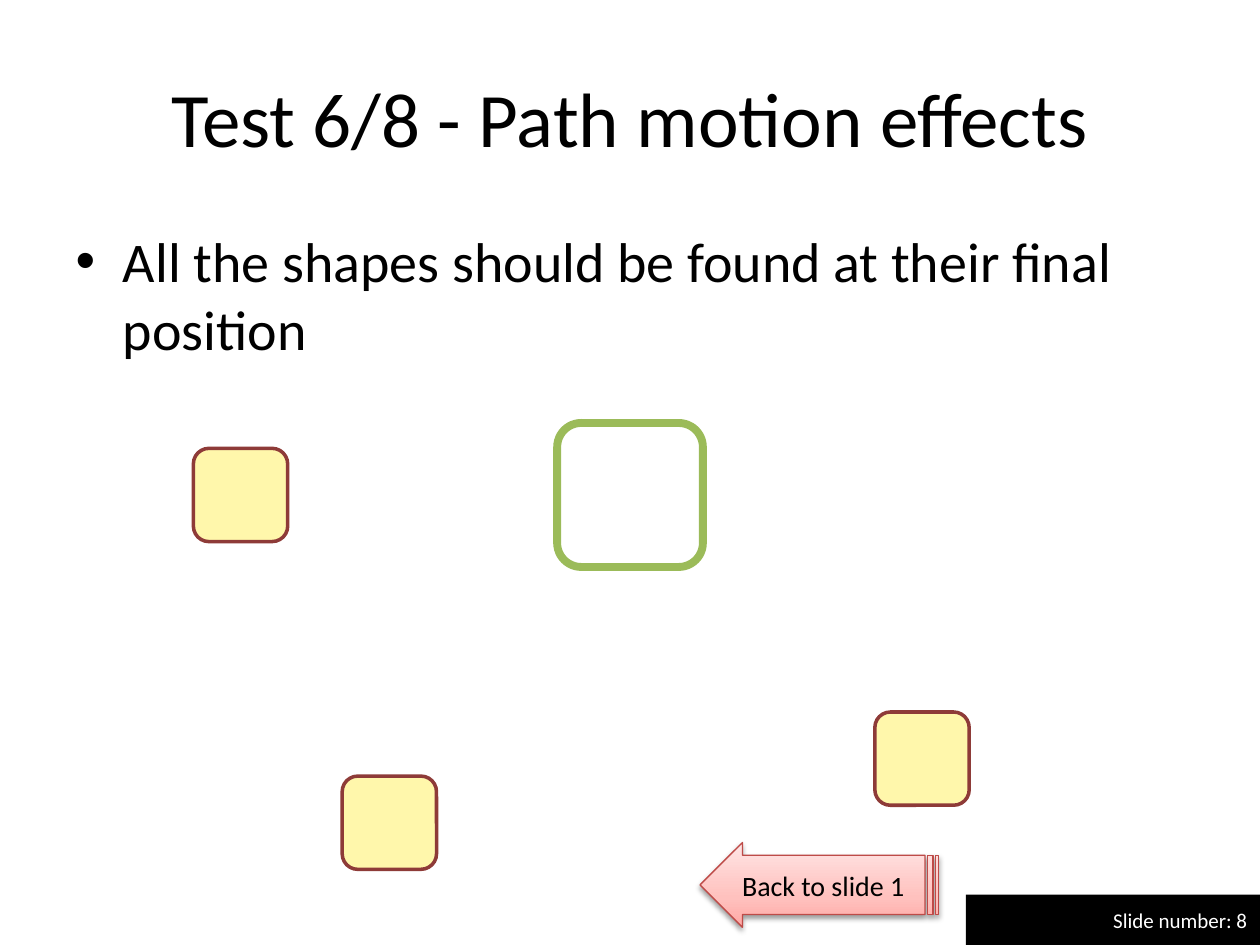
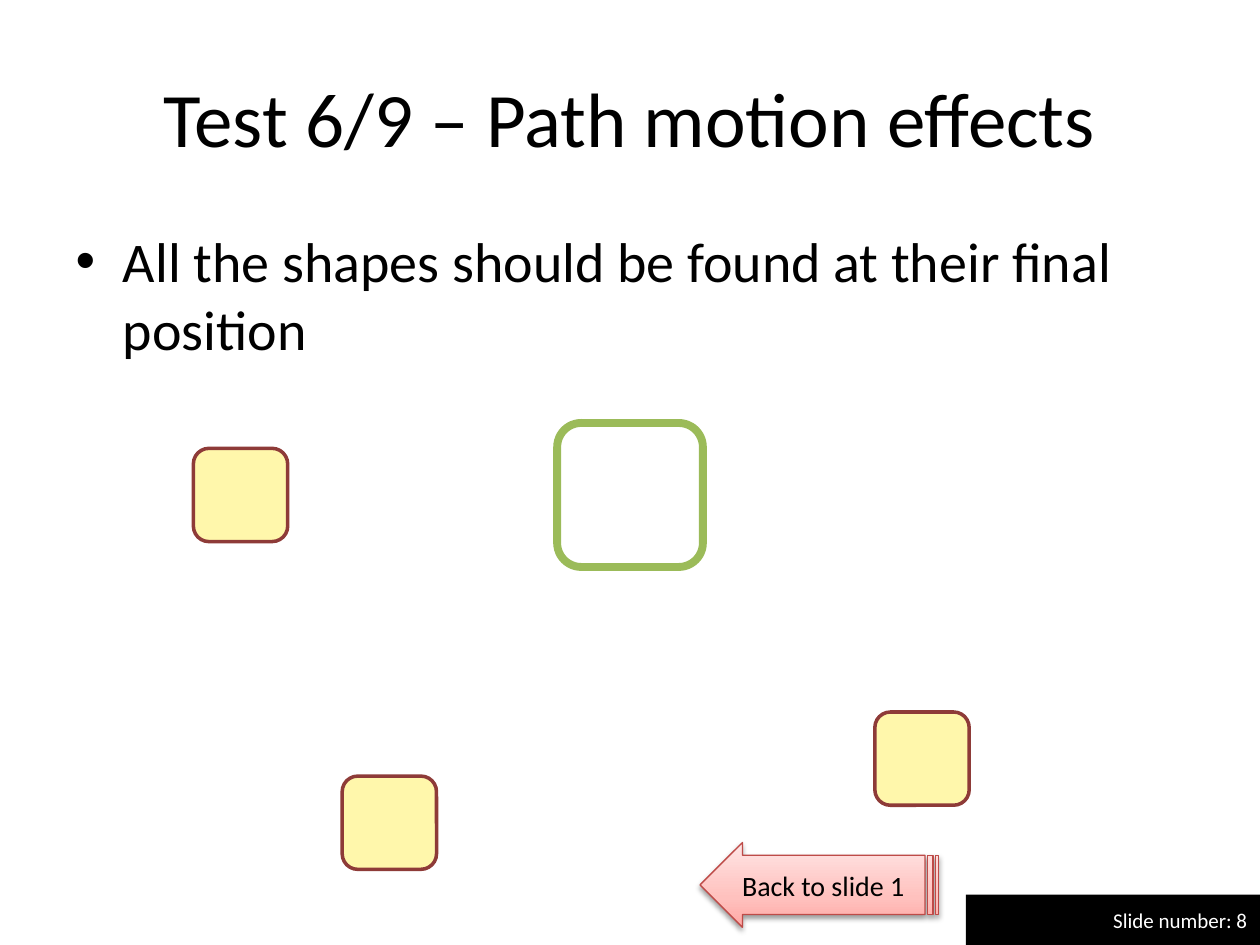
Before and after one commit to maxonthegit/PPspliT, a slide deck: slide 8 of src/PPT12+/PPspliT.pptm. Drawn at 1260x945 pixels with LibreOffice and Linux fonts; fonts in the diff are those of the drawing. Boxes give left, top, right and bottom in pixels: in the first picture for what was removed or moved away, otherwise in the second. Text is boxed around its words. In the diff, an @@ line names an element or a change of style, - is before the commit and + after.

```diff
--- a/src/PPT12+/PPspliT.pptm
+++ b/src/PPT12+/PPspliT.pptm
@@ title at bbox=[164, 93, 1094, 151]: text changed @@
-Test 6/8 - Path motion effects
+Test 6/9 – Path motion effects
```
Also in this commit, not shown: 11 other slides changed, 2 slides added.
